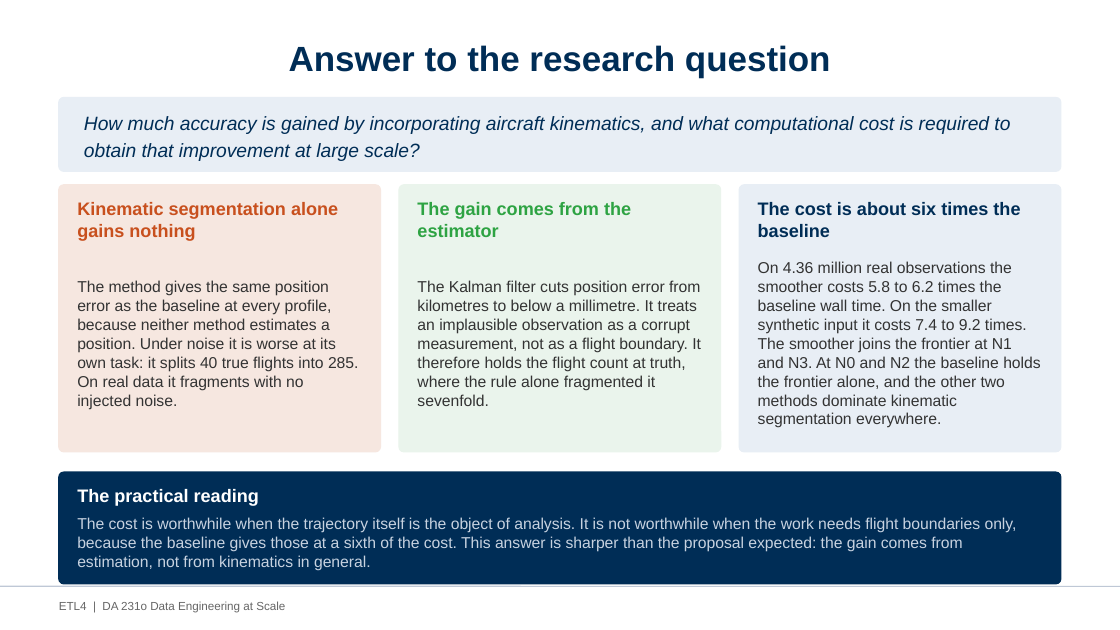
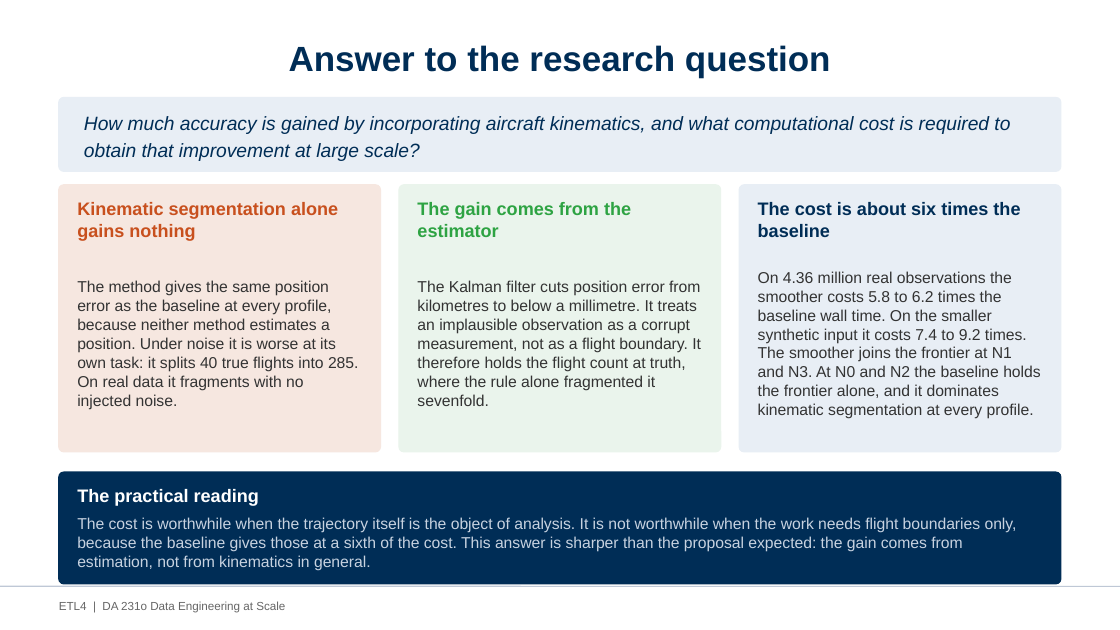
Before and after one commit to AvinashKompalli/Clean-Flight-Paths-from-Noisy-Aircraft-Data-at-Scale, a slide deck: slide 19 of etl4/docs/ETL4_Project_Presentation.pptx. Drawn at 1120x630 pixels with LibreOffice and Linux fonts; fonts in the diff are those of the drawing. Boxes give left, top, right and bottom in pixels: in the first picture for what was removed or moved away, otherwise in the second. Text is boxed around its words. In the diff, an @@ line names an element or a change of style, - is before the commit and + after.

```diff
--- a/etl4/docs/ETL4_Project_Presentation.pptx
+++ b/etl4/docs/ETL4_Project_Presentation.pptx
@@ text at [758, 271, 1040, 419]: text changed @@
-On 4.36 million real observations the smoother costs 5.8 to 6.2 times the baseline wall time. On the smaller synthetic input it costs 7.4 to 9.2 times. The smoother joins the frontier at N1 and N3. At N0 and N2 the baseline holds the frontier alone, and the other two methods dominate kinematic segmentation everywhere.
+On 4.36 million real observations the smoother costs 5.8 to 6.2 times the baseline wall time. On the smaller synthetic input it costs 7.4 to 9.2 times. The smoother joins the frontier at N1 and N3. At N0 and N2 the baseline holds the frontier alone, and it dominates kinematic segmentation at every profile.
```
Also in this commit, not shown: 11 other slides changed, 1 other file.
